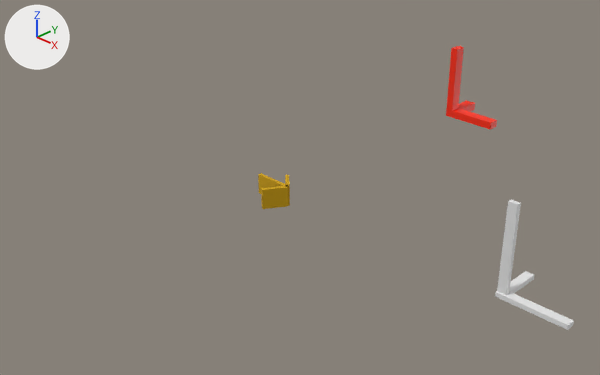
The Blender file models/markers.blend as it was, and as the next commit left it.
One viewpoint serves both versions: a camera (50 mm lens) standing at (1.288, -1.201, 0.872) and looking at (0.183, -0.096, 0.103). Lighting does not change. The marker at upper left points along +X, +Y and +Z. The older version comes first.

In view in the first picture: 'arena_marker', 'arena_marker_original', 'arrow_fiducial'.
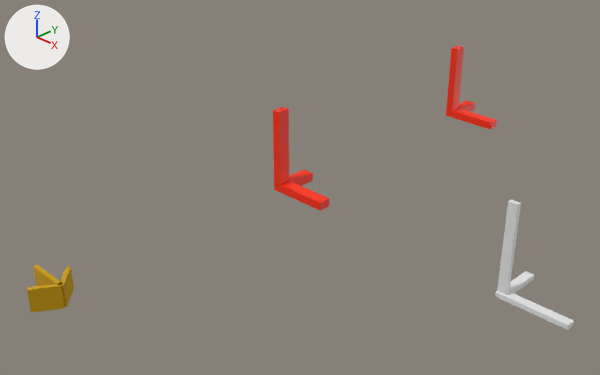
The change in detail:
Material 'Material.002' (mat_material_002) is new.
Its base color is (1.0, 0.023, 0.0) (red #ff2a00).
Mesh me_arena_marker_001_1 is new.
It has 2976 vertices, 3072 faces and spans x 0.0..0.15, y 0.0..0.1, z 0.0..0.2.
It uses material mat_material_002 (red #ff2a00).
Object 'arrow_fiducial' (ob_arrow_fiducial) moves from (0.0, 0.0, 0.0) to (0.0, -0.588, 0.0).
Object 'arena_marker.001' (ob_arena_marker_001) is new; it shows me_arena_marker_001_1.
Its location is (0.0, 0.0, 0.0).

Changed parts and their boxes [x1, y1, x2, y2] in the pictures (600 x 375 px):
'arrow_fiducial', moved: before [258, 173, 290, 209]; after [27, 265, 74, 313]
'arena_marker.001', added (red): after [273, 107, 329, 211]
